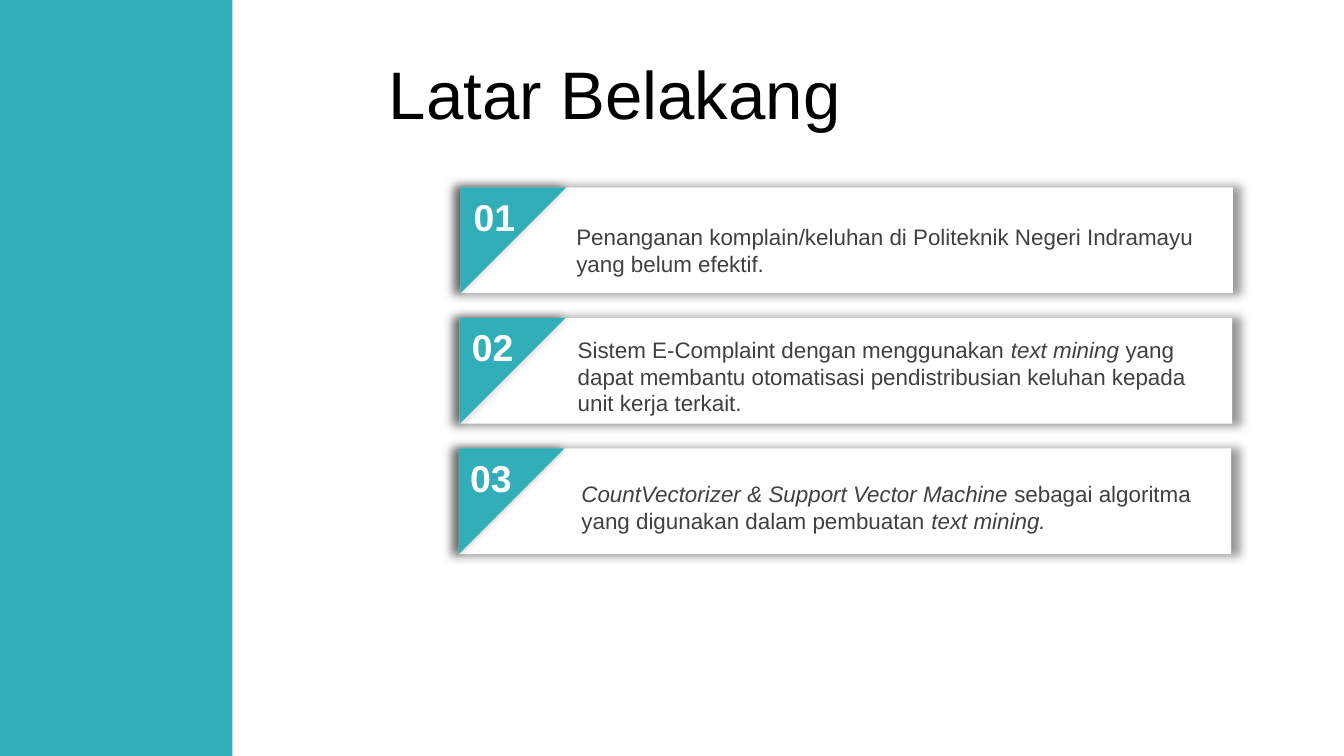
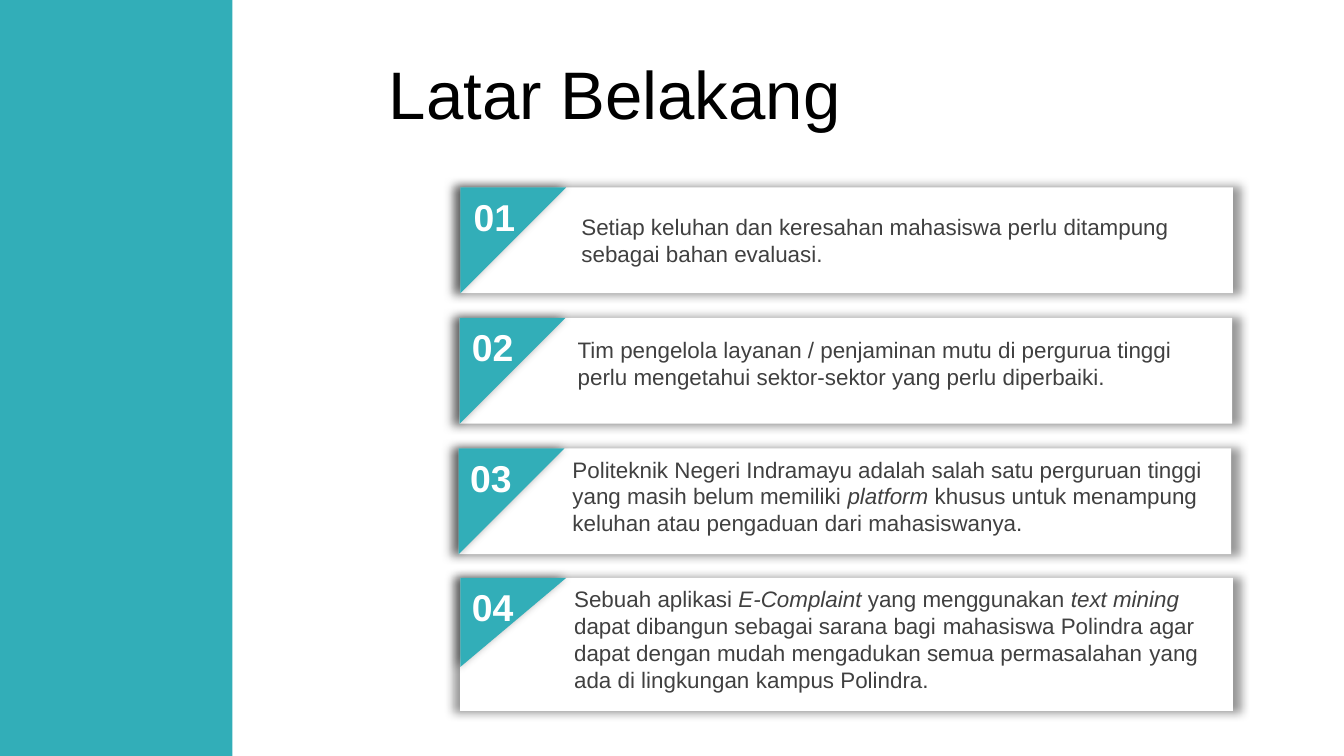
Before and after one commit to Elbaayu27/TugasAkhir, a slide deck: slide 2 of SIDANG/PPT SIDANG.pptx. Drawn at 1344x756 pixels with LibreOffice and Linux fonts; fonts in the diff are those of the drawing; background and template pictures are left out. Boxes give left, top, right and bottom in pixels: in the first picture for what was removed or moved away, otherwise in the second. Text is boxed around its words. In the diff, an @@ line names an element or a change of style, - is before the commit and + after.

```diff
--- a/SIDANG/PPT SIDANG.pptx
+++ b/SIDANG/PPT SIDANG.pptx
@@ text at (x1=581, y1=218, x2=1168, y2=267): text changed @@
-Penanganan komplain/keluhan di Politeknik Negeri Indramayu yang belum efektif.
+Setiap keluhan dan keresahan mahasiswa perlu ditampung sebagai bahan evaluasi.
@@ text at (x1=578, y1=341, x2=1170, y2=390): text changed @@
-Sistem E-Complaint dengan menggunakan text mining yang dapat membantu otomatisasi pendistribusian keluhan kepada unit kerja terkait.
+Tim pengelola layanan / penjaminan mutu di pergurua tinggi perlu mengetahui sektor-sektor yang perlu diperbaiki.
@@ text added at (x1=572, y1=461, x2=1201, y2=536), 12 pt, text #404040 @@
+Politeknik Negeri Indramayu adalah salah satu perguruan tinggi
+yang masih belum memiliki platform khusus untuk menampung
+keluhan atau pengaduan dari mahasiswanya.
@@ text removed at (x1=581, y1=485, x2=1191, y2=534) @@
-CountVectorizer & Support Vector Machine sebagai algoritma yang digunakan dalam pembuatan text mining.
@@ rectangle added at (x1=460, y1=578, x2=1232, y2=711), fill #FFFFFF @@
@@ right triangle added at (x1=460, y1=579, x2=566, y2=667), fill #32AEB8 @@
@@ text added at (x1=472, y1=595, x2=514, y2=629), 20 pt, text #FFFFFF, bold @@
+04
@@ text added at (x1=574, y1=590, x2=1198, y2=693), 12 pt, text #404040 @@
+Sebuah aplikasi E-Complaint yang menggunakan text mining
+dapat dibangun sebagai sarana bagi mahasiswa Polindra agar
+dapat dengan mudah mengadukan semua permasalahan yang
+ada di lingkungan kampus Polindra.
```
Also in this commit, not shown: 9 slides added, 2 slides removed, 3 other files.
